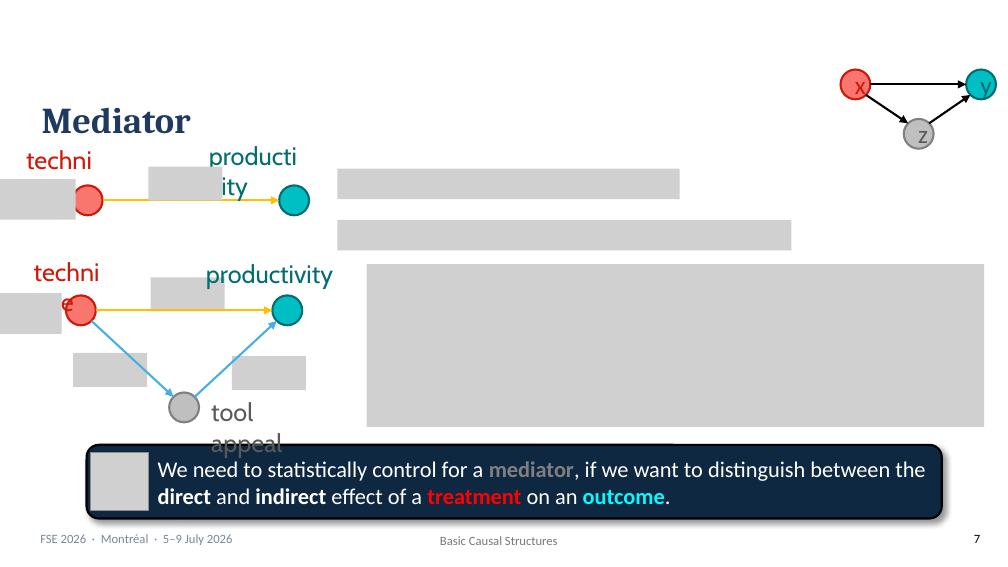
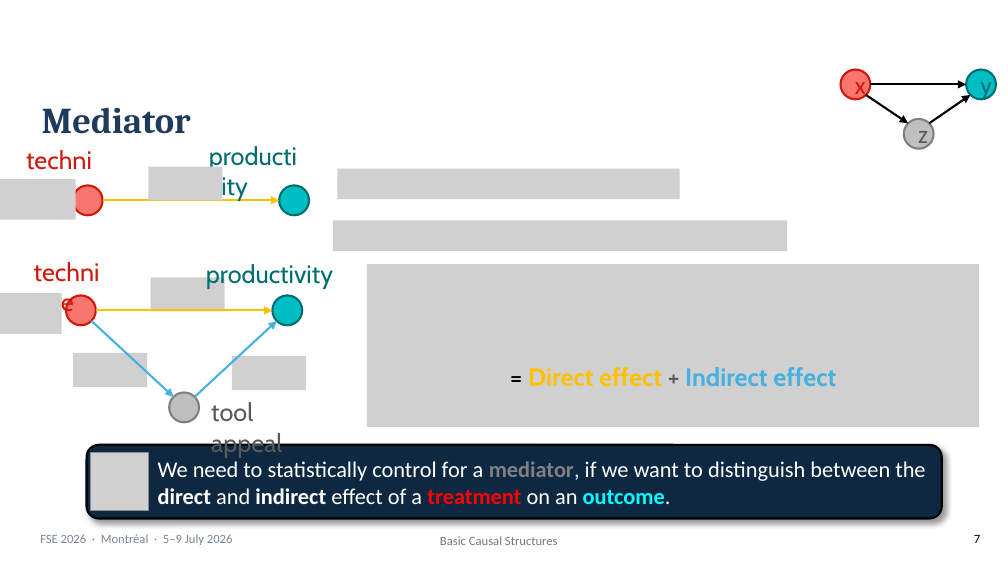
Before and after one commit to martinheyn/CI4SE_Tutorial, a slide deck: slide 7 of slides/Part 3 Basic Causal Structures and d-separation.pptx. Drawn at 1008x567 pixels with LibreOffice and Linux fonts; fonts in the diff are those of the drawing; grey boxes stand for pictures; background and template pictures are left out. Boxes give left, top, right and bottom in pixels: in the first picture for what was removed or moved away, otherwise in the second. Text is boxed around its words. In the diff, an @@ line names an element or a change of style, - is before the commit and + after.

```diff
--- a/slides/Part 3 Basic Causal Structures and d-separation.pptx
+++ b/slides/Part 3 Basic Causal Structures and d-separation.pptx
@@ picture: place and size @@
-picture at [338, 220, 791, 250]
+picture at [333, 221, 786, 251]
@@ picture: place and size @@
-picture at [367, 264, 985, 427]
+picture at [367, 264, 980, 427]
@@ picture added at [453, 386, 602, 426] @@
@@ text added at [528, 367, 836, 387], 18 pt, text #46B1E1, bold @@
+= Direct effect + Indirect effect
```
Also in this commit, not shown: 6 other slides changed, 2 other files.
